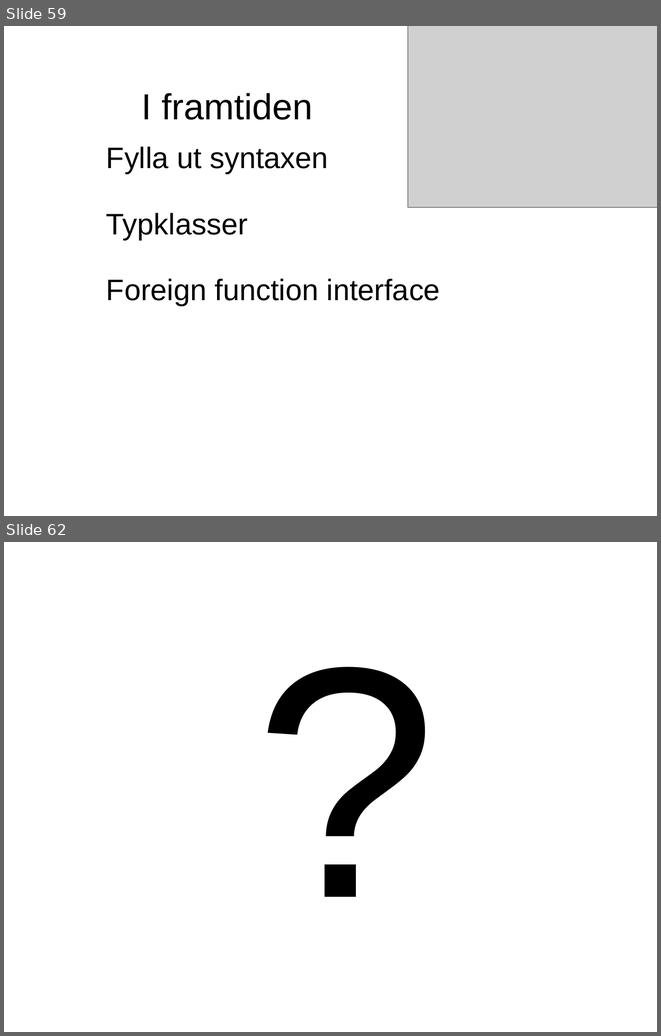
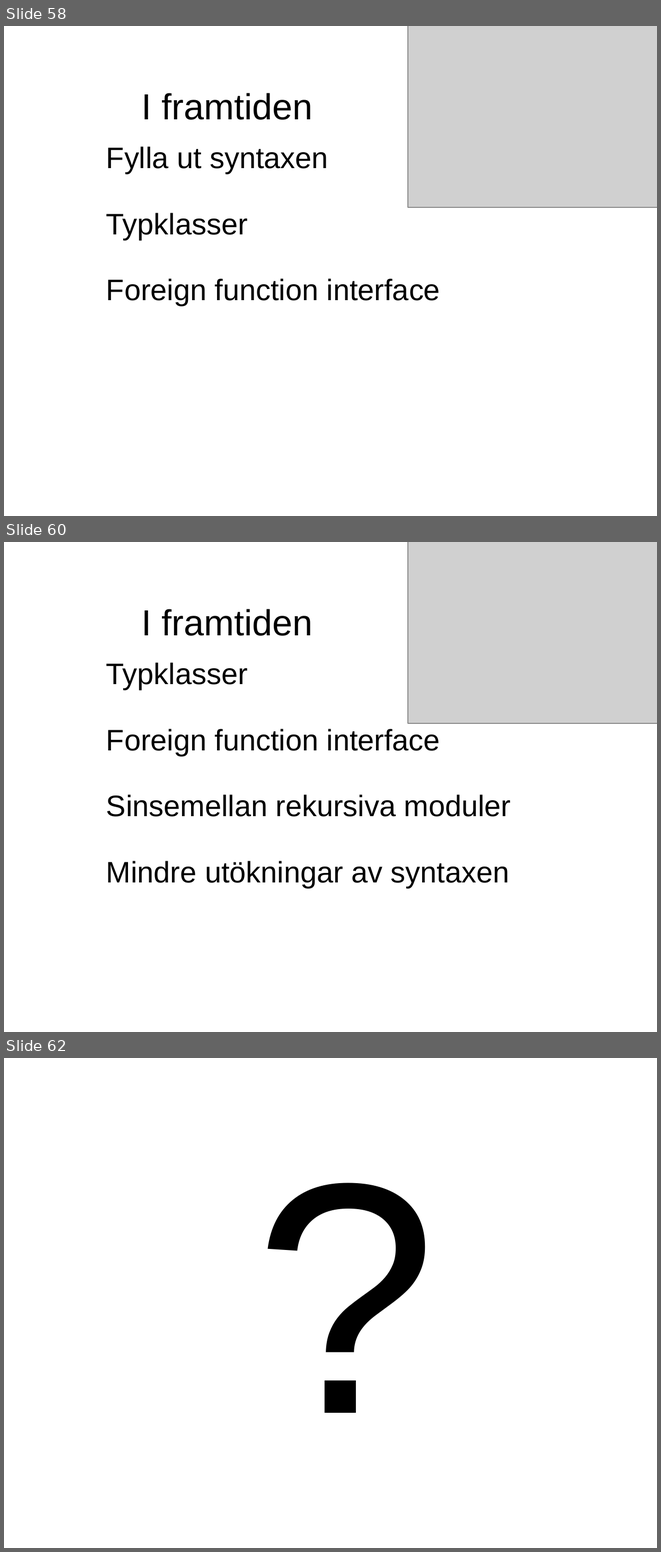
Before and after one commit to evilcandybag/JSHC, a slide deck: report/presentation.ppt. Shown one above the other, each under a label of ours: slides 59 and 62 before the commit, slides 58, 60 and 62 after it; the slides between them are not shown. The pictures are 661x1036 and 661x1552 pixels, drawn with LibreOffice and Linux fonts; fonts in the diff are those of the drawing; grey boxes stand for pictures. Boxes give left, top, right and bottom in pixels: in the first picture for what was removed or moved away, otherwise in the second. Text is boxed around its words. In the diff, an @@ line names an element or a change of style, - is before the commit and + after.

```diff
--- a/report/presentation.ppt
+++ b/report/presentation.ppt
@@ slide 60 added at [4,542,657,1032], background #FFFFFF @@
@@ picture added at [408,542,657,723] @@
@@ text added at [142,609,312,636], 44 pt, text #000000 @@
+I framtiden
@@ text added at [106,662,511,888], 36 pt, text #000000 @@
+Typklasser
+Foreign function interface
+Sinsemellan rekursiva moduler
+Mindre utökningar av syntaxen
@@ what was slide 59 is now slide 58 @@
```
Also in this commit, not shown: 12 slides changed, 3 other slides added, 4 slides removed, 1 other file.
